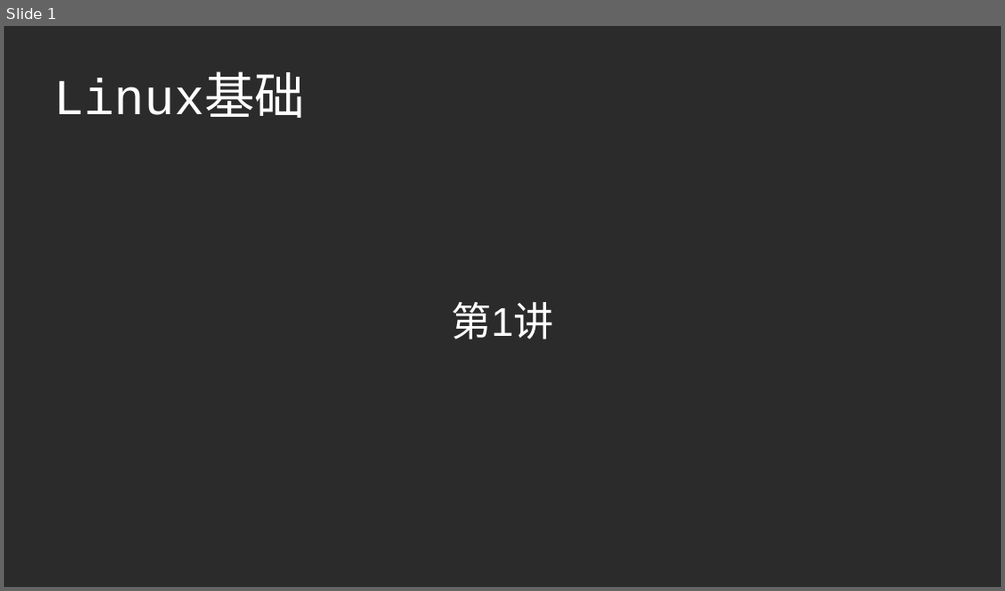
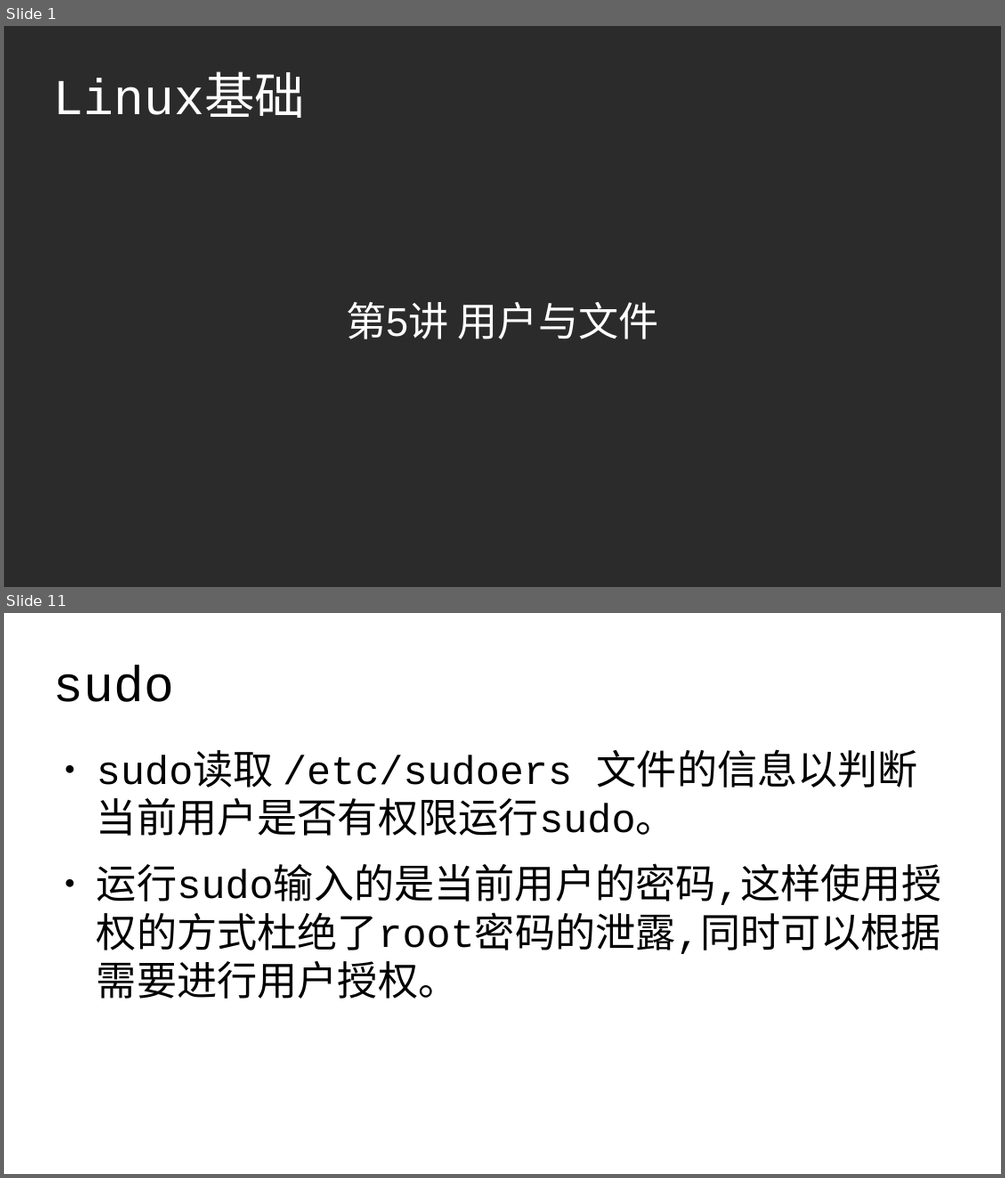
Before and after one commit to master-genius/linux-system, a slide deck: ch05/ch05-用户与文件.odp. Shown one above the other, each under a label of ours: slide 1 before the commit, slides 1 and 11 after it; the slides between them are not shown. The pictures are 1005x591 and 1005x1178 pixels, drawn with LibreOffice and Linux fonts; fonts in the diff are those of the drawing; background and template pictures are left out; a plain dark background stands for a picture behind light text. Boxes give left, top, right and bottom in pixels: in the first picture for what was removed or moved away, otherwise in the second. Text is boxed around its words. In the diff, an @@ line names an element or a change of style, - is before the commit and + after.

```diff
--- a/ch05/ch05-用户与文件.odp
+++ b/ch05/ch05-用户与文件.odp
@@ slide 11 added at [4, 613, 1001, 1174], background #FFFFFF @@
@@ title added at [54, 665, 174, 702], 40 pt, text #000000 @@
+sudo
@@ text added at [97, 749, 941, 998], 32 pt, text #000000 @@
+● sudo读取 /etc/sudoers 文件的信息以判断当前用户是否有权限运行sudo。
+● 运行sudo输入的是当前用户的密码,这样使用授权的方式杜绝了root密码的泄露,同时可以根据需要进行用户授权。
@@ slide 1 changed as well @@
@@ subtitle at [346, 302, 659, 339]: text changed @@
-第1讲
+第5讲 用户与文件
```
Also in this commit, not shown: 22 other slides added, 1 slide removed, 6 other files.
